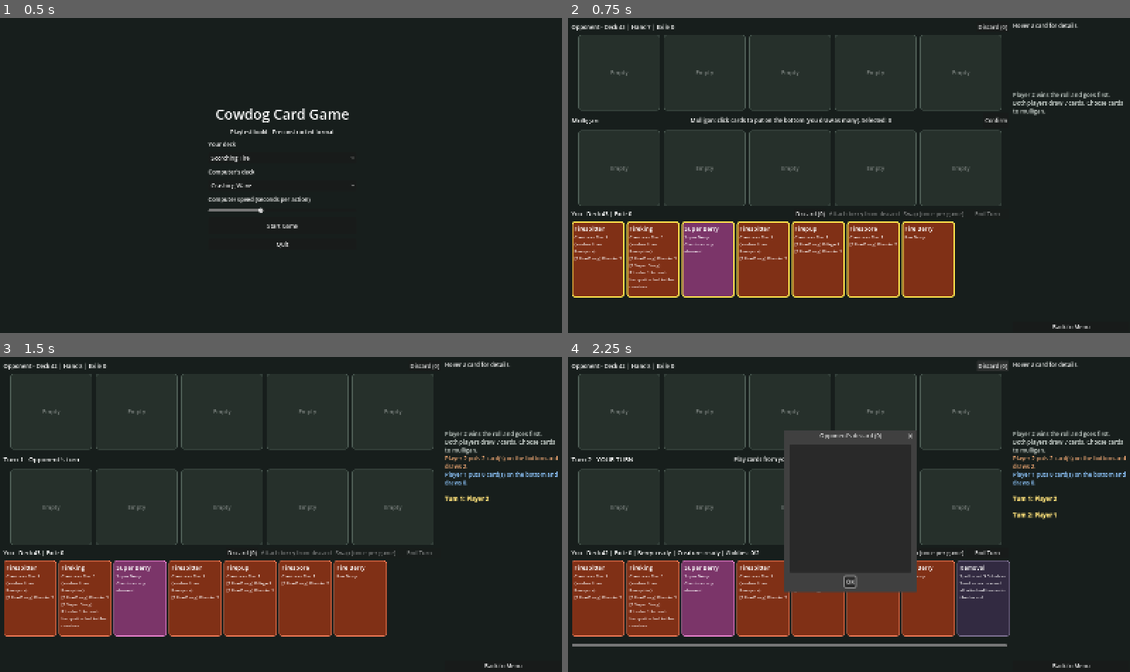
Above: before the commit, frames 1-4 (two rows, left to right).
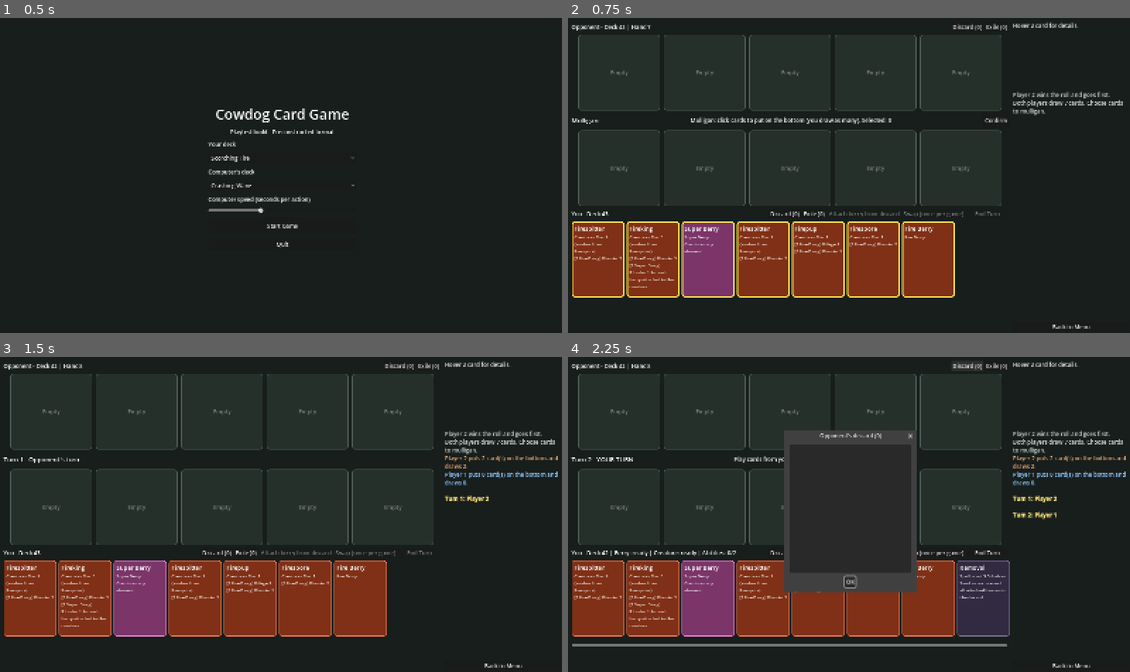
Above: after the commit, the same moments.

Repository: Cowdog13/CowdogCardGame
Game: Godot game, scene res://scenes/main.tscn
Same seed, same stepped clock (60 frames per second), same inputs: the game is played once before the commit and once after it.
Inputs:
- Up to frame 1 (0.5 s): no input
- Up to frame 2 (0.75 s): click "Start Game" at 0.5 s
- Up to frame 3 (1.5 s): click "Confirm" at 1.25 s
- Up to frame 4 (2.25 s): click "Discard (0)" at 2 s

Frame 1 is identical in both runs. In frame 2, 0.2% of the frame differs, in the area x 7-79%, y 1-64%; in frame 3, 0.2%; in frame 4, 0.4%, in the area x 8-79%, y 1-64%.

Commit message:
Choose spell payment berries; add exile viewers
Co-Authored-By: Claude Sonnet 5.5 <noreply@anthropic.com>
Claude-Session: https://claude.ai/code/session_015L6Mvjkcyif1HK4ZQUo9cY

Diff:
--- a/scripts/core/game_engine.gd
+++ b/scripts/core/game_engine.gd
@@ -121,6 +121,7 @@
 		"deck_id": pl.deck_id,
 		"deck_count": pl.deck.size(),
 		"discard": pl.discard.duplicate(),
+		"exile": pl.exile.duplicate(),  # exile is public, like the discard
 		"exile_count": pl.exile.size(),
 		"board": pl.board.duplicate(true),
 		"mulligan_done": pl.mulligan_done,
--- a/scripts/ui/game_screen.gd
+++ b/scripts/ui/game_screen.gd
@@ -33,6 +33,8 @@
 var _detail: RichTextLabel
 var _opp_discard_btn: Button
 var _my_discard_btn: Button
+var _opp_exile_btn: Button
+var _my_exile_btn: Button
 
 
 func start(deck_ids: Array, agents: Array, ai_delay: float) -> void:
@@ -75,6 +77,9 @@
 	_opp_discard_btn = Button.new()
 	_opp_discard_btn.pressed.connect(func(): _show_pile("Opponent's discard", view.opponent.discard))
 	opp_row.add_child(_opp_discard_btn)
+	_opp_exile_btn = Button.new()
+	_opp_exile_btn.pressed.connect(func(): _show_pile("Opponent's exile", view.opponent.exile))
+	opp_row.add_child(_opp_exile_btn)
 	_opp_board = _board_row(left)
 
 	var mid := HBoxContainer.new()
@@ -107,6 +112,9 @@
 	_my_discard_btn = Button.new()
 	_my_discard_btn.pressed.connect(func(): _show_pile("Your discard", view.you.discard))
 	my_row.add_child(_my_discard_btn)
+	_my_exile_btn = Button.new()
+	_my_exile_btn.pressed.connect(func(): _show_pile("Your exile", view.you.exile))
+	my_row.add_child(_my_exile_btn)
 	_attach_discard_btn = Button.new()
 	_attach_discard_btn.text = "Attach berry from discard"
 	_attach_discard_btn.pressed.connect(_on_attach_from_discard)
@@ -163,9 +171,11 @@
 	view = controller.get_view(ME)
 	var you: Dictionary = view.you
 	var opp: Dictionary = view.opponent
-	_opp_info.text = "Opponent - Deck %d | Hand %d | Exile %d" % [opp.deck_count, opp.hand_count, opp.exile_count]
+	_opp_info.text = "Opponent - Deck %d | Hand %d" % [opp.deck_count, opp.hand_count]
 	_opp_discard_btn.text = "Discard (%d)" % opp.discard.size()
-	_my_info.text = "You - Deck %d | Exile %d%s" % [you.deck_count, you.exile_count, _turn_flags(you)]
+	_opp_exile_btn.text = "Exile (%d)" % opp.exile.size()
+	_my_exile_btn.text = "Exile (%d)" % you.exile.size()
+	_my_info.text = "You - Deck %d%s" % [you.deck_count, _turn_flags(you)]
 	_my_discard_btn.text = "Discard (%d)" % you.discard.size()
 	_rebuild_board(_opp_board, ME + 1)
 	_rebuild_board(_my_board, ME)
@@ -549,18 +559,58 @@
 
 func _cast(i: int, params: Dictionary) -> void:
 	var spell := CardDB.card(view.you.hand[i])
-	var plan := Rules.plan_payment(view.you, spell.cost)
-	if plan.is_empty():
-		return _toast("You can't pay for %s." % spell.name)
-	var lines: Array = []
-	for entry in plan.payment:
-		if entry.src == "discard":
-			lines.append("Exile %s from your discard" % CardDB.card_name(view.you.discard[entry.index]))
-		else:
-			var c: Dictionary = view.you.board[entry.slot]
-			lines.append("Discard %s from %s" % [CardDB.card_name(c.berries[entry.index]), Rules.creature_name(c)])
-	_confirm("Play %s" % spell.name, "Pay %s:\n- %s" % [Rules.cost_text(spell.cost), "\n- ".join(lines)],
-		func(): _submit({"type": "play_spell", "hand": i, "payment": plan.payment, "params": params}))
+	_choose_payment(spell, func(payment: Array):
+		_submit({"type": "play_spell", "hand": i, "payment": payment, "params": params}))
+
+
+## Lets the player pick exactly which berries pay for `spell`. The cheapest payment is
+## pre-selected, so confirming straight away behaves like an automatic payment.
+func _choose_payment(spell: Dictionary, on_paid: Callable) -> void:
+	var you: Dictionary = view.you
+	var need := int(spell.cost.amount)
+	var options: Array = []  # payment entries, parallel to the list items
+	var labels: Array = []
+	for s in you.board.size():
+		var c = you.board[s]
+		if c == null:
+			continue
+		for bi in c.berries.size():
+			if Rules.berry_matches(c.berries[bi], spell.cost.element):
+				var sideways: bool = c.exhausted[bi]
+				options.append({"src": "attached", "slot": s, "index": bi})
+				labels.append("%s on %s (%s)" % [CardDB.card_name(c.berries[bi]), Rules.creature_name(c),
+					"exhausted -> exile" if sideways else "upright -> discard"])
+	for di in you.discard.size():
+		if CardDB.is_berry(you.discard[di]) and Rules.berry_matches(you.discard[di], spell.cost.element):
+			options.append({"src": "discard", "index": di})
+			labels.append("%s in your discard (-> exile)" % CardDB.card_name(you.discard[di]))
+	var plan := Rules.plan_payment(you, spell.cost)
+	var d := ConfirmationDialog.new()
+	d.title = "Pay for %s: choose %s" % [spell.name, Rules.cost_text(spell.cost)]
+	var list := ItemList.new()
+	list.select_mode = ItemList.SELECT_MULTI
+	list.custom_minimum_size = Vector2(420, 280)
+	for l in labels:
+		list.add_item(l)
+	d.add_child(list)
+	var update := func():
+		var n := list.get_selected_items().size()
+		d.get_ok_button().disabled = n != need
+		d.get_ok_button().text = "Pay (%d/%d)" % [n, need]
+	for k in options.size():
+		for entry in plan.get("payment", []):
+			if entry.src == options[k].src and int(entry.index) == int(options[k].index) and int(entry.get("slot", -1)) == int(options[k].get("slot", -1)):
+				list.select(k, false)
+	list.multi_selected.connect(func(_i, _sel): update.call())
+	d.confirmed.connect(func():
+		var payment: Array = []
+		for k in list.get_selected_items():
+			payment.append(options[k])
+		d.queue_free()
+		on_paid.call(payment))
+	d.canceled.connect(d.queue_free)
+	_popup(d)
+	update.call()
 
 
 # --- Ability interaction -------------------------------------------------------------------------------
--- /dev/null
+++ b/tests/ui_payment.gd
@@ -0,0 +1,38 @@
+extends SceneTree
+## Spell payment dialog: preselects the cheapest payment, lets the player change it.
+##   godot --headless -s tests/ui_payment.gd
+func _init() -> void:
+	var screen := GameScreen.new()
+	root.add_child(screen)
+	screen.start(["scorching_fire", "crashing_wave"], [HumanAgent.new(0), HumanAgent.new(1)], 0.0)
+	await process_frame
+	var e: GameEngine = screen.controller.engine
+	for p in 2:
+		e.submit(p, {"type": "mulligan", "cards": []})
+	var me: int = e.state.active
+	var pl: Dictionary = e.state.players[me]
+	pl.hand = ["disable"]
+	pl.board[0] = {"cards": ["firespore"], "berries": ["fire_berry", "super_berry"], "exhausted": [true, false], "stun_until": -1, "ability_used_turn": -1}
+	e.state.players[1 - me].board[0] = {"cards": ["water_spirit"], "berries": [], "exhausted": [], "stun_until": -1, "ability_used_turn": -1}
+	e.state_changed.emit()
+	screen.view = screen.controller.get_view(me)
+	screen.set("view", screen.view)
+	var fails := 0
+	# Seat 0 may not be the active seat; drive the dialog directly against that seat's view.
+	var spell := CardDB.card("disable")
+	var got: Array = []
+	screen._choose_payment(spell, func(pay): got.assign(pay))
+	var d: ConfirmationDialog = screen.get_children().filter(func(c): return c is ConfirmationDialog)[0]
+	var list: ItemList = d.get_children().filter(func(c): return c is ItemList)[0]
+	print("items=%d selected=%s ok=%s" % [list.item_count, list.get_selected_items(), d.get_ok_button().text])
+	if list.item_count != 2:
+		fails += 1
+	list.deselect_all()
+	list.select(1, false)  # choose the Super Berry manually
+	list.multi_selected.emit(1, true)
+	d.get_ok_button().pressed.emit()
+	await process_frame
+	print("payment=%s" % [got])
+	if got.size() != 1 or int(got[0].index) != 1:
+		fails += 1
+	quit(fails)
Not shown, changed: README.md
